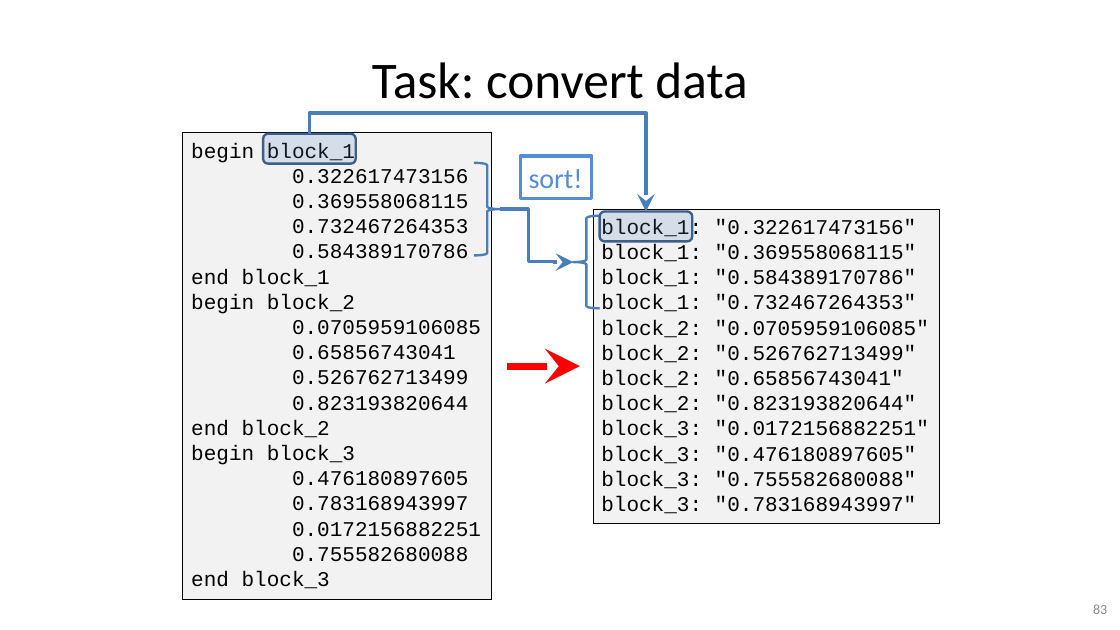
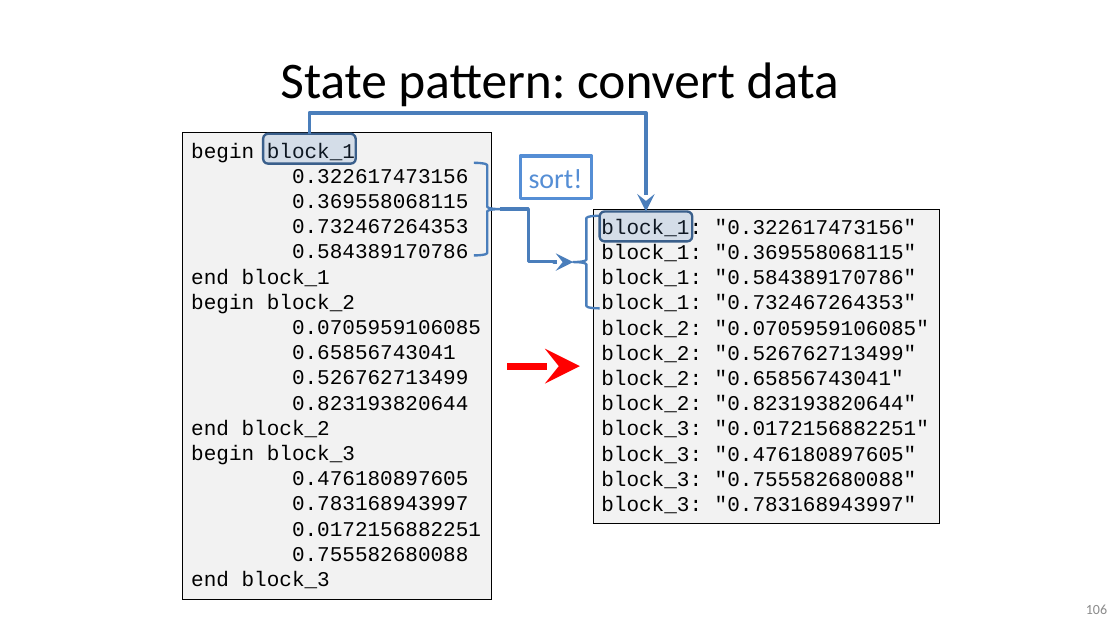
Before and after one commit to gjbex/Python-software-engineering, a slide deck: slide 106 of python_software_engineering.pptx (slide 83 before the commit). Drawn at 1120x630 pixels with LibreOffice and Linux fonts; fonts in the diff are those of the drawing. Boxes give left, top, right and bottom in pixels: in the first picture for what was removed or moved away, otherwise in the second. Text is boxed around its words. In the diff, an @@ line names an element or a change of style, - is before the commit and + after.

Commit message:
Add section on design patterns

```diff
--- a/python_software_engineering.pptx
+++ b/python_software_engineering.pptx
@@ title at <box>280,62,839,107</box>: text changed @@
-Task: convert data
+State pattern: convert data
@@ page number at <box>1086,604,1107,614</box>: text changed @@
-83
+106
```
Also in this commit, not shown: 11 other slides changed, 6 slides added.
